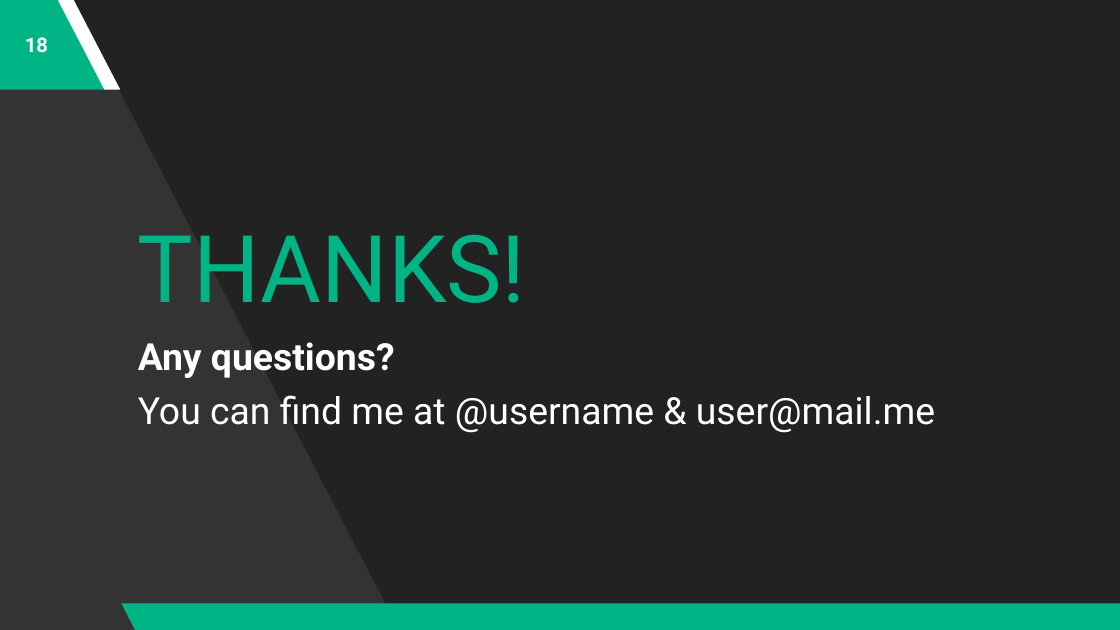
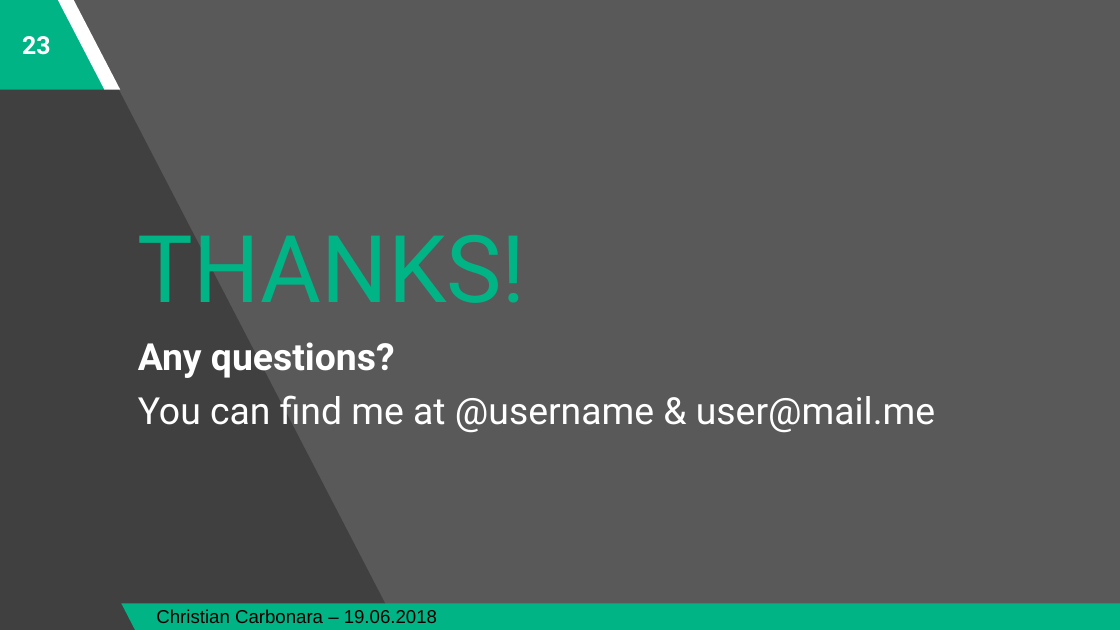
Before and after one commit to ChristianCarbonara/TPI, a slide deck: slide 23 of Documentation/William.pptx (slide 18 before the commit). Drawn at 1120x630 pixels with LibreOffice and Linux fonts; fonts in the diff are those of the drawing. Boxes give left, top, right and bottom in pixels: in the first picture for what was removed or moved away, otherwise in the second. Text is boxed around its words. In the diff, an @@ line names an element or a change of style, - is before the commit and + after.

```diff
--- a/Documentation/William.pptx
+++ b/Documentation/William.pptx
@@ background #222222 to #595959 @@
@@ freeform shape at [0,0,399,630]: fill #333333 to #404040 @@
@@ page number at [22,36,50,55]: text changed; size 13 to 16 pt @@
-18
+23
@@ text added at [156,609,437,623], 12 pt, text #000000 @@
+Christian Carbonara – 19.06.2018
```
Also in this commit, not shown: 20 other slides changed, 8 slides added, 2 slides removed, 4 other files.
